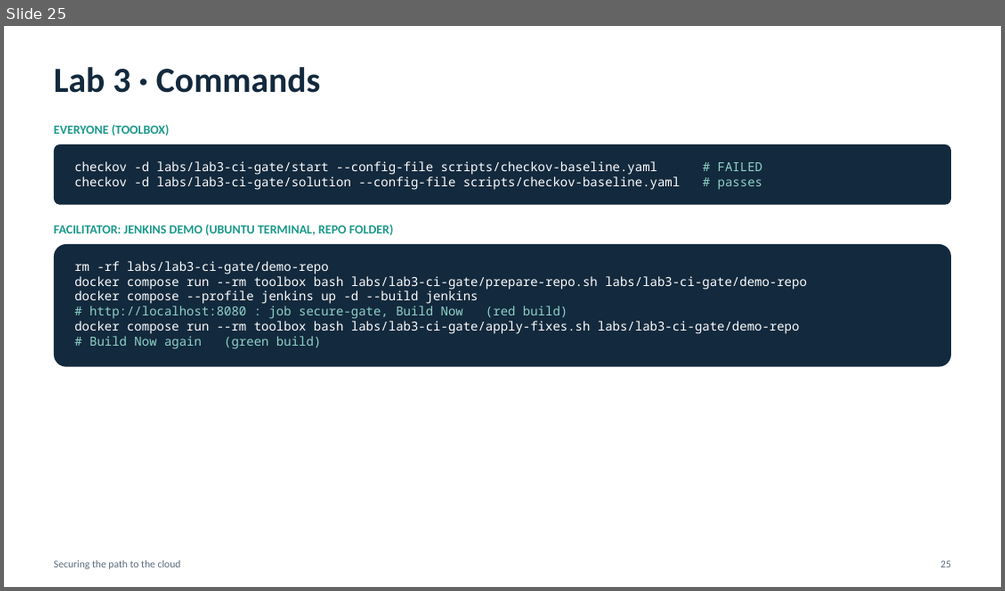
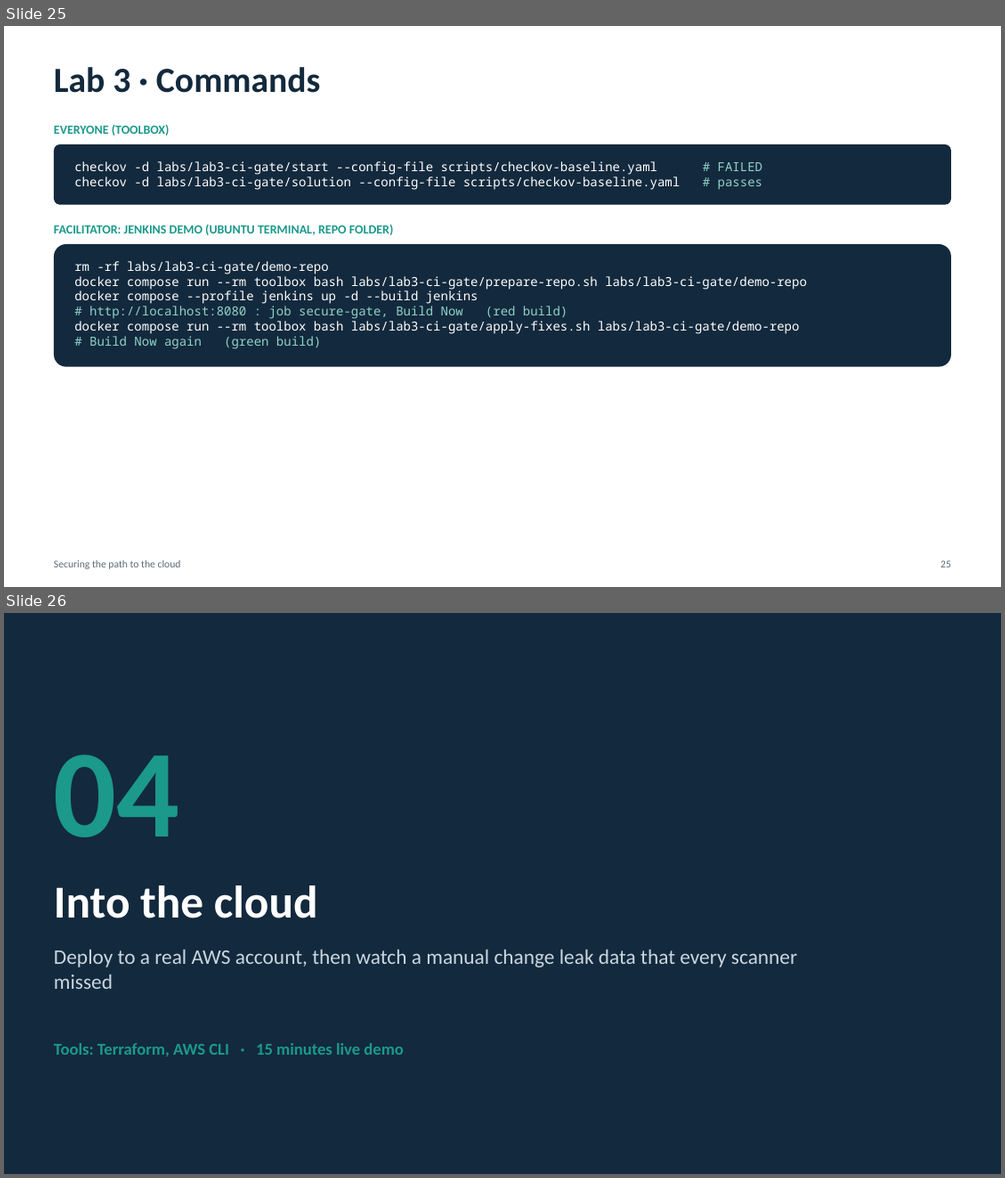
Before and after one commit to PrathameshChopade/MIT-Cloud-Demo, a slide deck: presentation/Securing-the-Path-to-the-Cloud.pptx. Shown one above the other, each under a label of ours: slide 25 before the commit, slides 25 and 26 after it. The pictures are 1005x591 and 1005x1178 pixels, drawn with LibreOffice and Linux fonts; fonts in the diff are those of the drawing. Boxes give left, top, right and bottom in pixels: in the first picture for what was removed or moved away, otherwise in the second. Text is boxed around its words. In the diff, an @@ line names an element or a change of style, - is before the commit and + after.

```diff
--- a/presentation/Securing-the-Path-to-the-Cloud.pptx
+++ b/presentation/Securing-the-Path-to-the-Cloud.pptx
@@ slide 26 added at (4, 613, 1001, 1174), background #13293D @@
@@ text added at (54, 755, 180, 837), 120 pt, text #1B998B, bold @@
+04
@@ text added at (54, 885, 318, 918), 44 pt, text #FFFFFF, bold @@
+Into the cloud
@@ text added at (54, 949, 797, 967), 20 pt, text #C9D6DF @@
+Deploy to a real AWS account, then watch a manual change leak data that every scanner missed
@@ text added at (54, 1043, 404, 1056), 16 pt, text #1B998B, bold @@
+Tools: Terraform, AWS CLI · 15 minutes live demo
```
Also in this commit, not shown: 3 slides changed, 4 other slides added, 5 other files.
